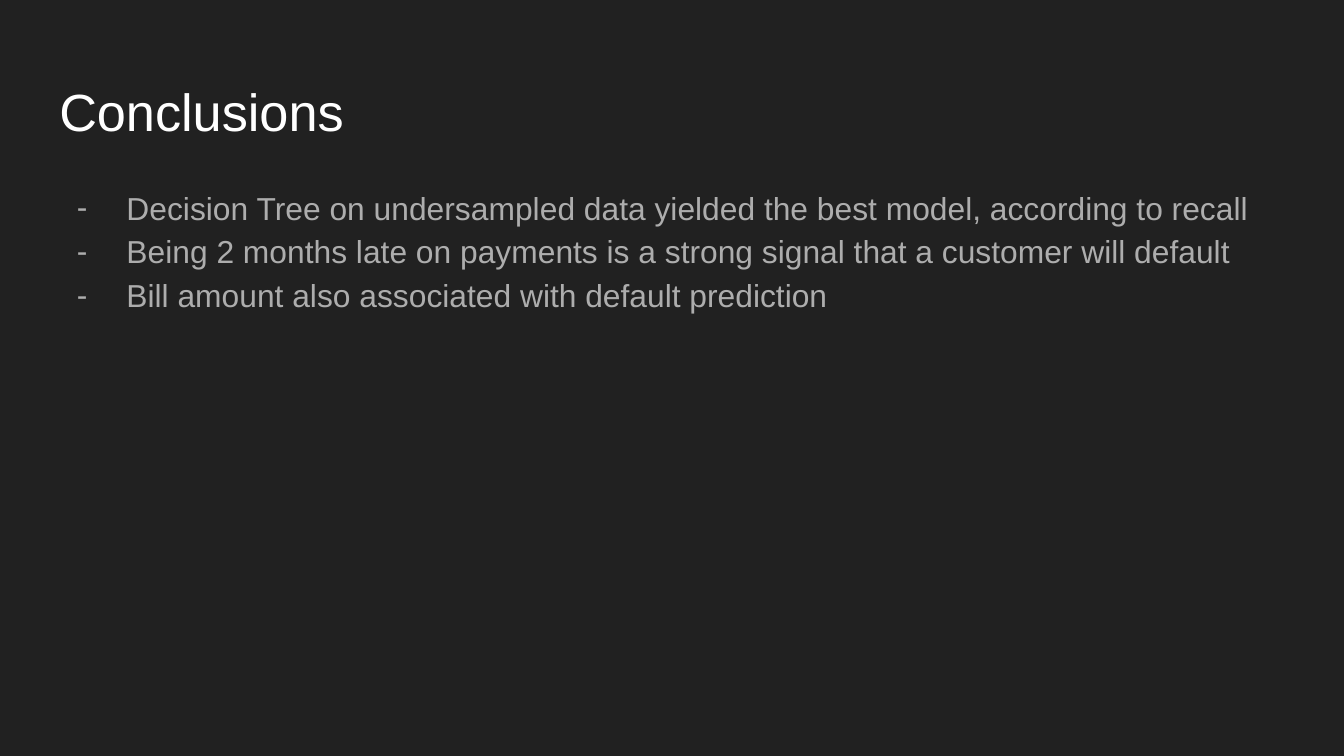
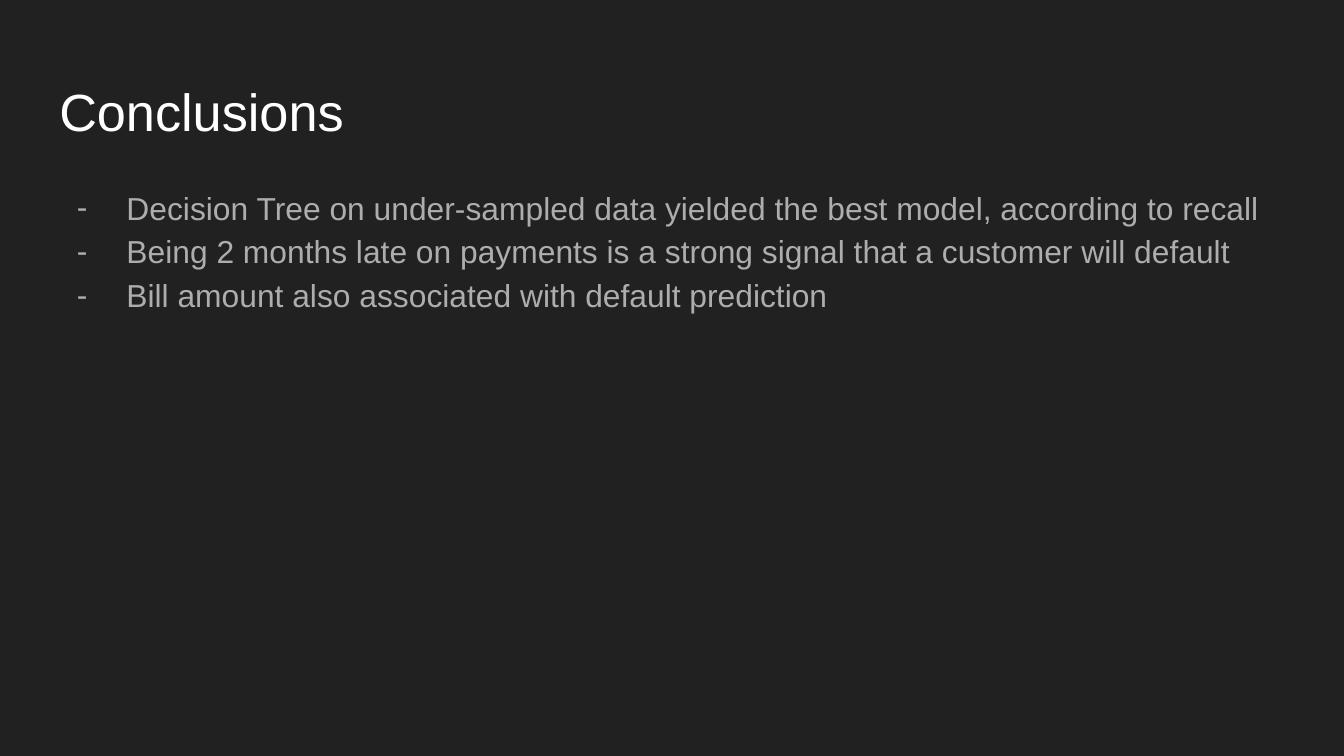
Before and after one commit to nt-ds/default-of-credit-card-clients, a slide deck: slide 6 of reports/Credit Card Default.pptx. Drawn at 1344x756 pixels with LibreOffice and Linux fonts; fonts in the diff are those of the drawing. Boxes give left, top, right and bottom in pixels: in the first picture for what was removed or moved away, otherwise in the second. Text is boxed around its words. In the diff, an @@ line names an element or a change of style, - is before the commit and + after.

```diff
--- a/reports/Credit Card Default.pptx
+++ b/reports/Credit Card Default.pptx
@@ text at (126,197,1258,225): text changed @@
-– Decision Tree on undersampled data yielded the best model, according to recall
+– Decision Tree on under-sampled data yielded the best model, according to recall
```
Also in this commit, not shown: 1 other slide changed, 1 other file.
